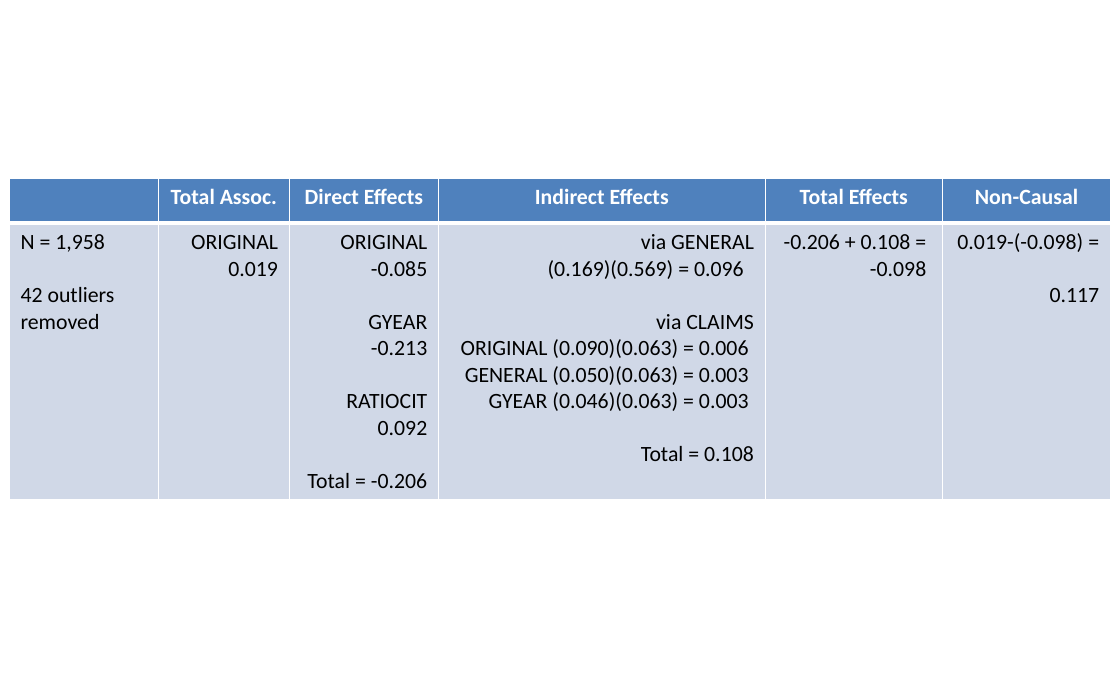
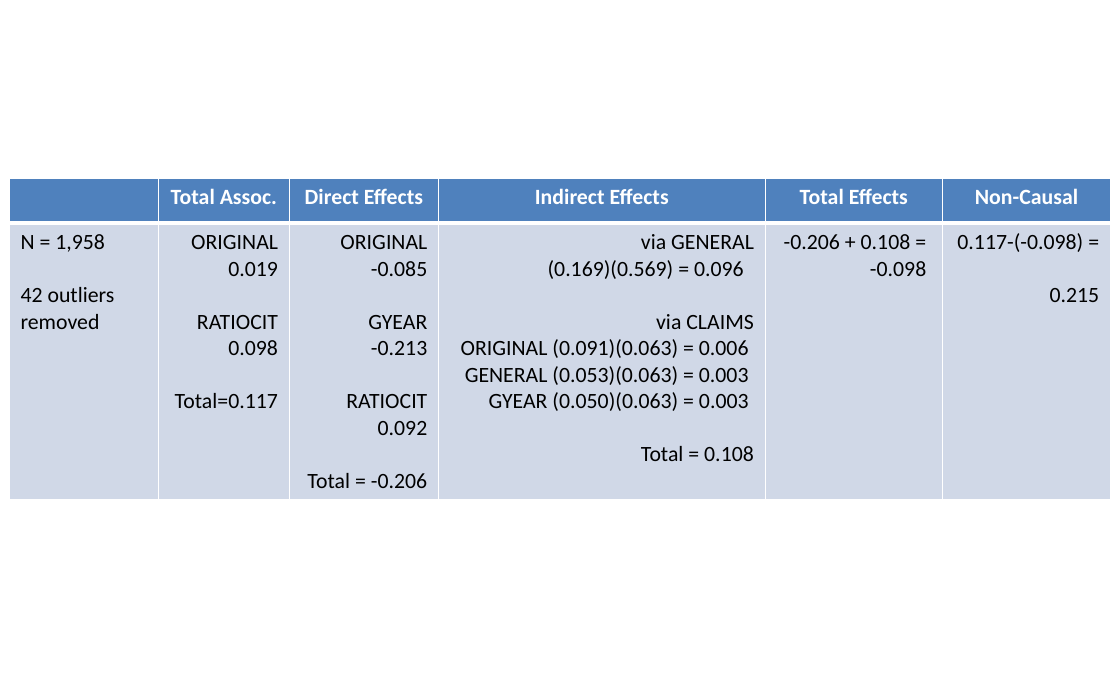
Before and after one commit to SLU-Courses-Townes/SOC6100, a slide deck: slide 10 of Assignments/Assignment03/Results/Townes_SOC6100_Assignment03_PathAnalysisModel_Diagram_v00.pptx. Drawn at 1120x700 pixels with LibreOffice and Linux fonts; fonts in the diff are those of the drawing. Boxes give left, top, right and bottom in pixels: in the first picture for what was removed or moved away, otherwise in the second. Text is boxed around its words. In the diff, an @@ line names an element or a change of style, - is before the commit and + after.

```diff
--- a/Assignments/Assignment03/Results/Townes_SOC6100_Assignment03_PathAnalysisModel_Diagram_v00.pptx
+++ b/Assignments/Assignment03/Results/Townes_SOC6100_Assignment03_PathAnalysisModel_Diagram_v00.pptx
@@ table at <box>9,178,1110,496</box> @@
-row 2: N = 1,958 / 42 outliers removed | ORIGINAL / 0.019 | ORIGINAL / -0.085 / GYEAR / -0.213 / RATIOCIT / 0.092 / Total = -0.206 | via GENERAL / (0.169)(0.569) = 0.096 / via CLAIMS / ORIGINAL (0.090)(0.063) = 0.006 / GENERAL (0.050)(0.063) = 0.003 / GYEAR (0.046)(0.063) = 0.003 / Total = 0.108 | -0.206 + 0.108 = / -0.098 | 0.019-(-0.098) = 0.117
+row 2: N = 1,958 / 42 outliers removed | ORIGINAL / 0.019 / RATIOCIT / 0.098 / Total=0.117 | ORIGINAL / -0.085 / GYEAR / -0.213 / RATIOCIT / 0.092 / Total = -0.206 | via GENERAL / (0.169)(0.569) = 0.096 / via CLAIMS / ORIGINAL (0.091)(0.063) = 0.006 / GENERAL (0.053)(0.063) = 0.003 / GYEAR (0.050)(0.063) = 0.003 / Total = 0.108 | -0.206 + 0.108 = / -0.098 | 0.117-(-0.098) = 0.215
```
Also in this commit, not shown: 1 other slide changed, 5 other files.
